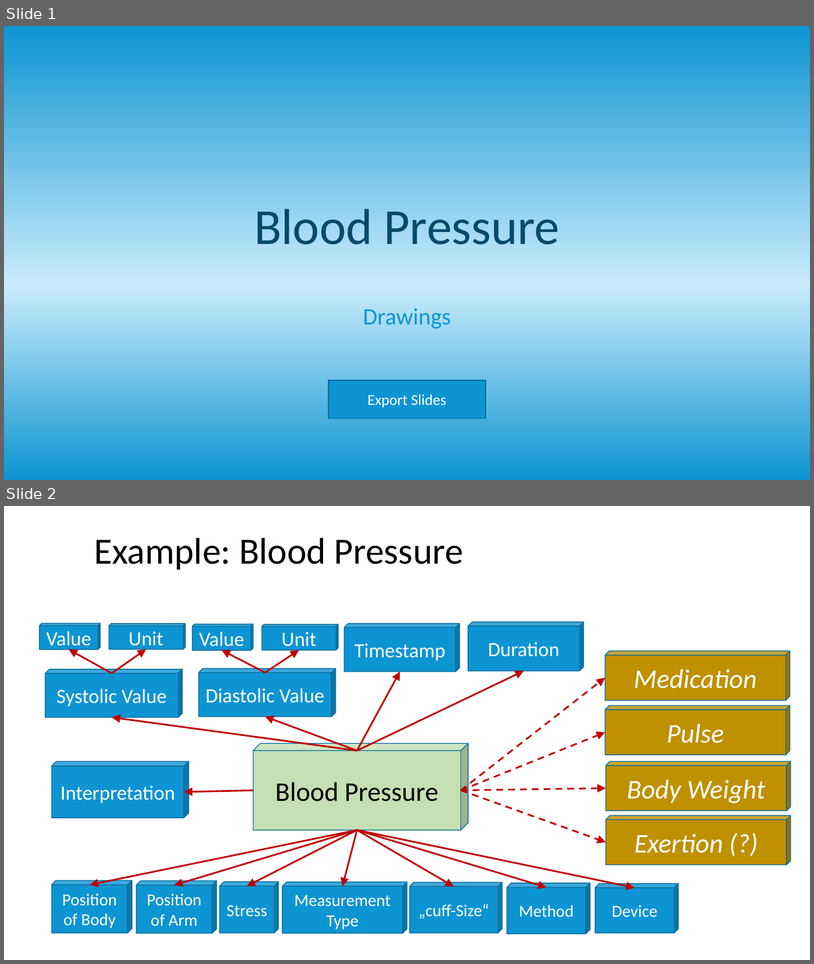
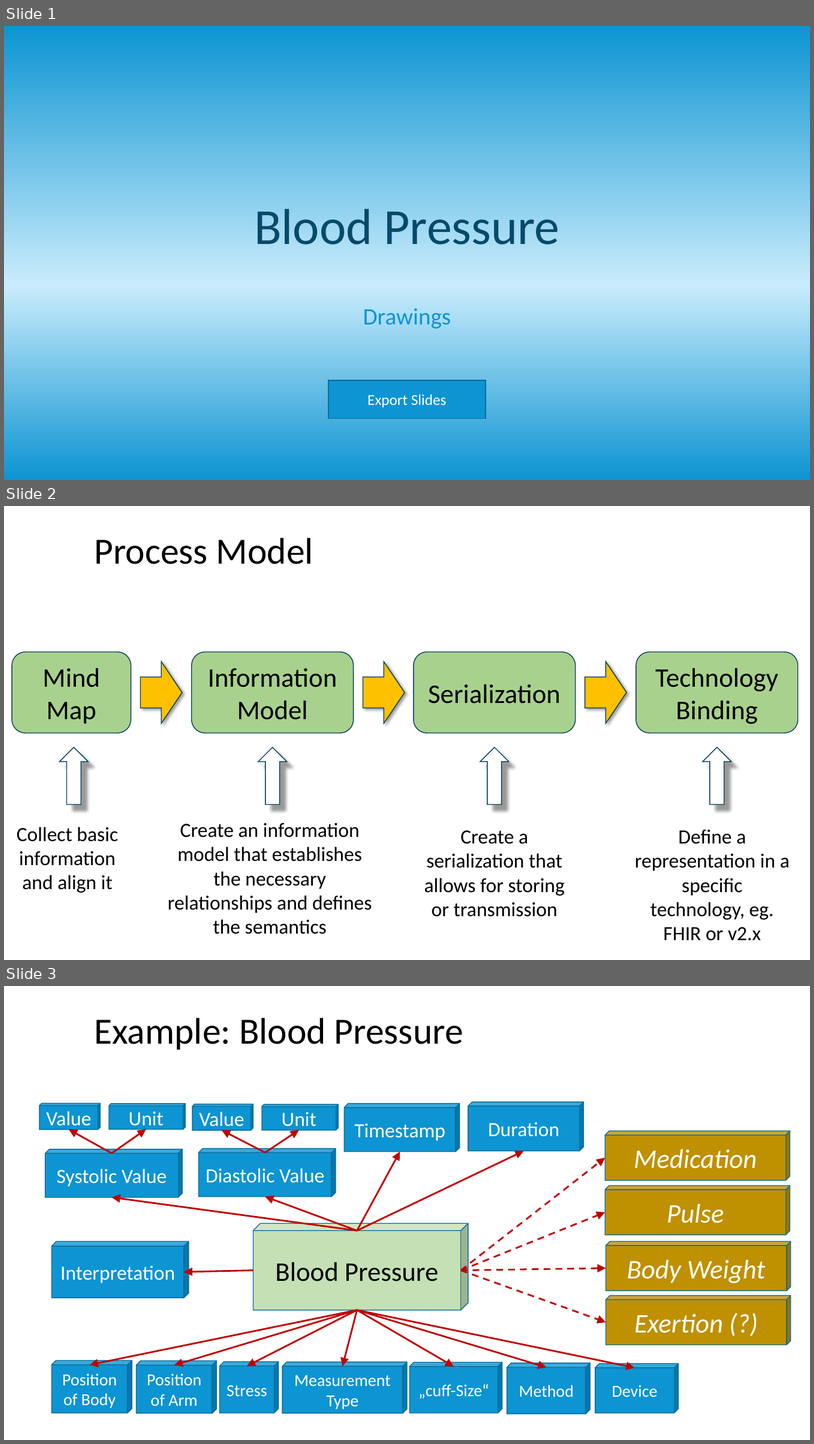
Before and after one commit to frankoemig/bloodpressure, a slide deck: input/images-source/Drawings.pptm. Shown one above the other, each under a label of ours: slides 1 and 2 before the commit, slides 1, 2 and 3 after it. The pictures are 814x964 and 814x1444 pixels, drawn with LibreOffice and Linux fonts; fonts in the diff are those of the drawing. Boxes give left, top, right and bottom in pixels: in the first picture for what was removed or moved away, otherwise in the second. Text is boxed around its words. In the diff, an @@ line names an element or a change of style, - is before the commit and + after.

```diff
--- a/input/images-source/Drawings.pptm
+++ b/input/images-source/Drawings.pptm
@@ slide 2 added at (4, 506, 810, 960), background #FFFFFF @@
@@ title added at (94, 538, 314, 564), 44 pt, text #000000 @@
+Process Model
@@ rounded rectangle added at (12, 652, 131, 733), fill #A9D18E, outline #06415C 1 pt, 32 pt, text #000000 @@
+Mind Map
@@ right arrow added at (141, 661, 182, 723), fill #FFC000, outline #06415C 1 pt @@
@@ rounded rectangle added at (192, 652, 354, 733), fill #A9D18E, outline #06415C 1 pt, 32 pt, text #000000 @@
+Information Model
@@ right arrow added at (363, 661, 405, 723), fill #FFC000, outline #06415C 1 pt @@
@@ rounded rectangle added at (414, 652, 576, 733), fill #A9D18E, outline #06415C 1 pt, 32 pt, text #000000 @@
+Serialization
@@ right arrow added at (585, 661, 627, 723), fill #FFC000, outline #06415C 1 pt @@
@@ rounded rectangle added at (637, 652, 799, 733), fill #A9D18E, outline #06415C 1 pt, 32 pt, text #000000 @@
+Technology Binding
@@ up arrow added at (60, 747, 88, 804), fill #FFFFFF, outline #06415C 1 pt @@
@@ up arrow added at (258, 747, 287, 804), fill #FFFFFF, outline #06415C 1 pt @@
@@ up arrow added at (481, 747, 509, 804), fill #FFFFFF, outline #06415C 1 pt @@
@@ up arrow added at (704, 747, 732, 804), fill #FFFFFF, outline #06415C 1 pt @@
@@ text added at (17, 826, 118, 892), 24 pt, text #000000 @@
+Collect basic information and align it
@@ text added at (168, 822, 372, 934), 24 pt, text #000000 @@
+Create an information model that establishes the necessary relationships and defines the semantics
@@ text added at (635, 829, 790, 940), 24 pt, text #000000 @@
+Define a representation in a specific technology, eg. FHIR or v2.x
@@ text added at (425, 830, 565, 916), 24 pt, text #000000 @@
+Create a serialization that allows for storing or transmission
@@ what was slide 2 is now slide 3 @@
```
Also in this commit, not shown: 12 other files.
